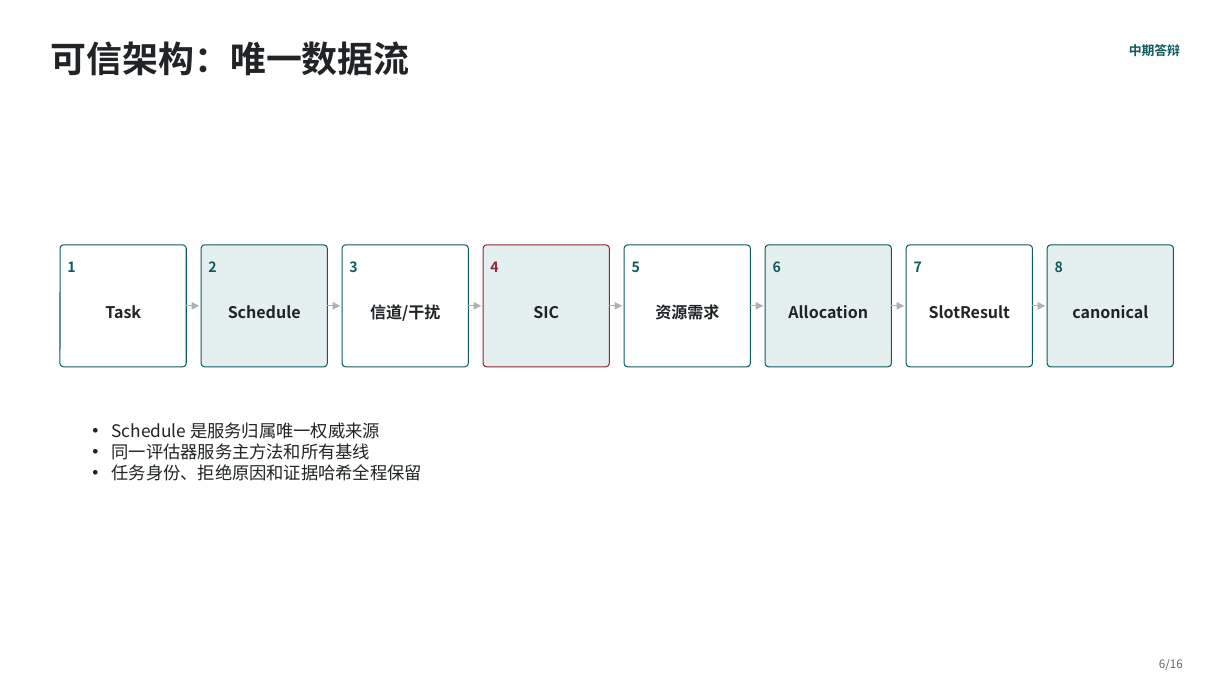
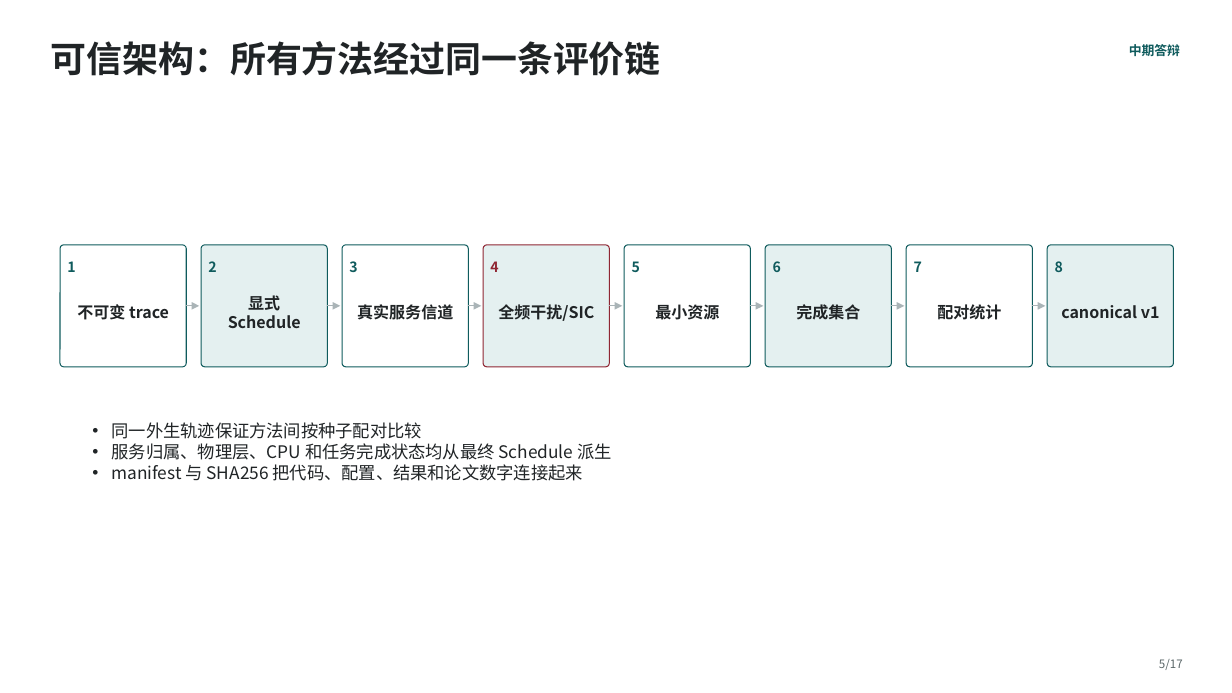
Before and after one commit to Timx-G/Master-Thesis, a slide deck: slide 5 of deliverables/defense_2026/outputs/中期答辩_关铭锡.pptx (slide 6 before the commit). Drawn at 1232x693 pixels with LibreOffice and Linux fonts; fonts in the diff are those of the drawing. Boxes give left, top, right and bottom in pixels: in the first picture for what was removed or moved away, otherwise in the second. Text is boxed around its words. In the diff, an @@ line names an element or a change of style, - is before the commit and + after.

```diff
--- a/deliverables/defense_2026/outputs/中期答辩_关铭锡.pptx
+++ b/deliverables/defense_2026/outputs/中期答辩_关铭锡.pptx
@@ text at (51,41,661,76): text changed @@
-可信架构：唯一数据流
+可信架构：所有方法经过同一条评价链
@@ text at (228,295,301,328): text changed @@
-Schedule
+显式 Schedule
@@ text at (77,304,169,320): text changed @@
-Task
+不可变 trace
@@ text at (357,304,453,320): text changed @@
-信道/干扰
+真实服务信道
@@ text at (498,304,594,321): text changed @@
-SIC
+全频干扰/SIC
@@ text at (655,304,719,320): text changed @@
-资源需求
+最小资源
@@ text at (796,304,860,320): text changed @@
-Allocation
+完成集合
@@ text at (937,304,1001,320): text changed @@
-SlotResult
+配对统计
@@ text at (1061,305,1160,318): text changed @@
-canonical
+canonical v1
@@ text at (112,422,612,481): text changed @@
-• Schedule 是服务归属唯一权威来源
-• 同一评估器服务主方法和所有基线
-• 任务身份、拒绝原因和证据哈希全程保留
+• 同一外生轨迹保证方法间按种子配对比较
+• 服务归属、物理层、CPU 和任务完成状态均从最终 Schedule 派生
+• manifest 与 SHA256 把代码、配置、结果和论文数字连接起来
@@ text at (1159,659,1183,670): text changed @@
-6/16
+5/17
```
Also in this commit, not shown: 7 other slides changed, 9 slides added, 8 slides removed, 55 other files.
